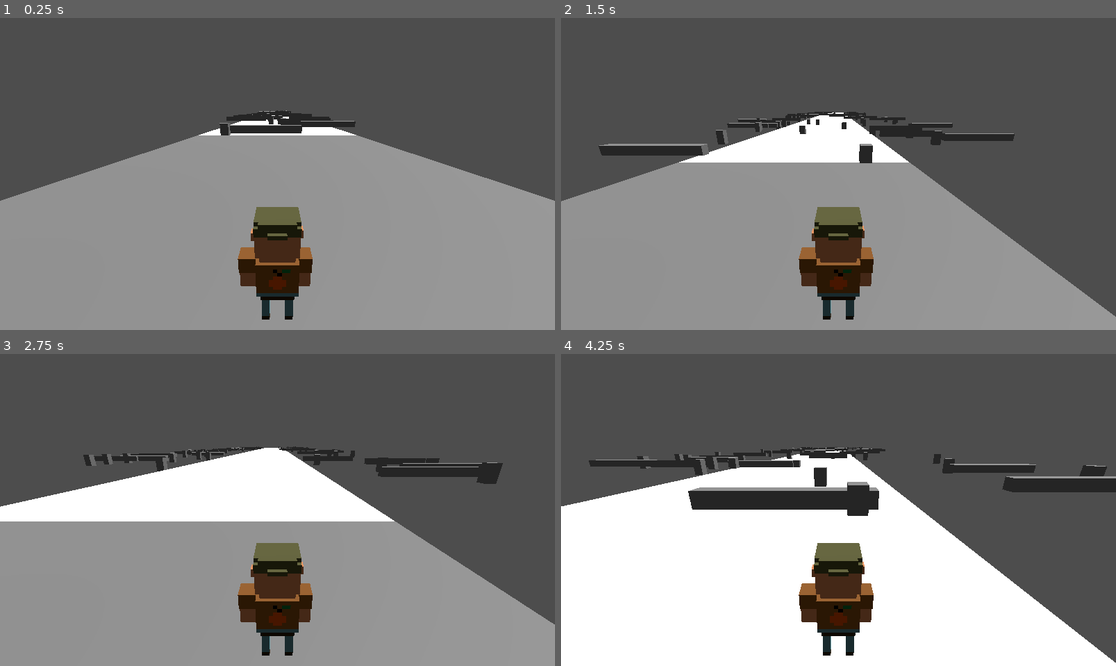
Above: before the commit, frames 1-4 (two rows, left to right).
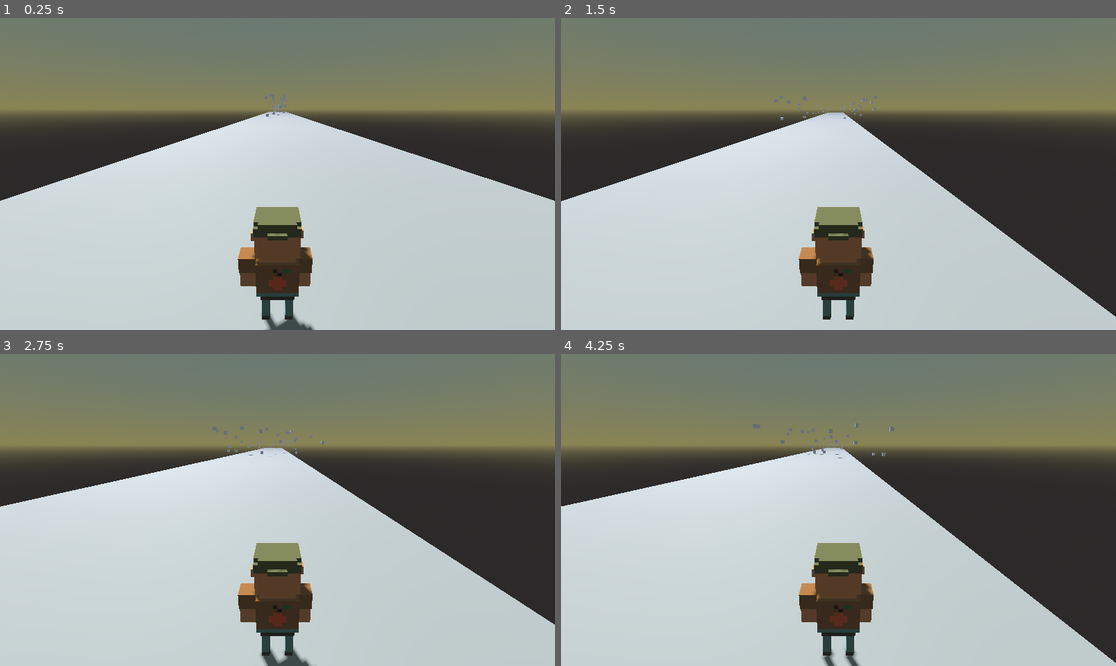
Above: after the commit, the same moments.

Repository: g-h-o-s-t-studio/across-the-roads
Game: Godot game, scene res://Levels/Main.tscn
Same seed, same stepped clock (60 frames per second), same inputs: the game is played once before the commit and once after it.
Inputs:
- Up to frame 1 (0.25 s): no input
- Up to frame 2 (1.5 s): tap Enter (ui_accept) at 0.5, 0.77 s; hold Right (ui_right) 0.53-1.28 s; hold Left (ui_left) from 1.28 s (still down)
- Up to frame 3 (2.75 s): tap Enter (ui_accept) at 1.52 s; release Left (ui_left) at 2.03 s; hold Right (ui_right) from 2.03 s (still down)
- Up to frame 4 (4.25 s): tap Enter (ui_accept) at 3.02, 3.77 s; release Right (ui_right) at 3.53 s; hold Left (ui_left) from 3.53 s (still down)

The runs differ from the first frame. In frame 1, 96% of the frame differs, in the area x 0-100%, y 0-100%; in frame 2, 94%; in frame 3, 95%; in frame 4, 94%.

Commit message:
Add obstacle hierarchy, fix obstacle generation

Diff:
--- a/Levels/Main.tscn
+++ b/Levels/Main.tscn
@@ -1,9 +1,7 @@
-[gd_scene load_steps=6 format=3 uid="uid://cec7tspm3fdrq"]
+[gd_scene load_steps=8 format=3 uid="uid://cec7tspm3fdrq"]
 
 [ext_resource type="PackedScene" uid="uid://dh1bb3th24xv" path="res://Levels/Player.tscn" id="1_nf7dx"]
-[ext_resource type="Script" path="res://Levels/GameController.gd" id="1_ucyh3"]
-
-[sub_resource type="Environment" id="Environment_rdvni"]
+[ext_resource type="Script" path="res://Scripts/GameController.gd" id="1_udkti"]
 
 [sub_resource type="BoxShape3D" id="BoxShape3D_bd5u8"]
 size = Vector3(50, 0, 20)
@@ -11,17 +9,31 @@
 [sub_resource type="PlaneMesh" id="PlaneMesh_oirqd"]
 size = Vector2(50, 20)
 
-[node name="Main" type="Node"]
-script = ExtResource("1_ucyh3")
+[sub_resource type="ProceduralSkyMaterial" id="ProceduralSkyMaterial_qpdtu"]
+sky_top_color = Color(0.384314, 0.466667, 0.47451, 1)
+sky_horizon_color = Color(0.541176, 0.517647, 0.329412, 1)
+ground_bottom_color = Color(0.180392, 0.172549, 0.172549, 1)
+ground_horizon_color = Color(0.541176, 0.517647, 0.329412, 1)
+
+[sub_resource type="Sky" id="Sky_3nvne"]
+sky_material = SubResource("ProceduralSkyMaterial_qpdtu")
+
+[sub_resource type="Environment" id="Environment_rdvni"]
+background_mode = 2
+sky = SubResource("Sky_3nvne")
+ambient_light_source = 3
+reflected_light_source = 2
+glow_enabled = true
+fog_enabled = true
+fog_light_color = Color(0.517647, 0.552941, 0.607843, 1)
+fog_sun_scatter = 0.01
+fog_aerial_perspective = 0.8
+
+[node name="Main" type="Node3D"]
+script = ExtResource("1_udkti")
 
 [node name="Player" parent="." instance=ExtResource("1_nf7dx")]
 transform = Transform3D(-4.37114e-08, 0, -1, 0, 1, 0, 1, 0, -4.37114e-08, 0, 0, 0)
-
-[node name="DirectionalLight3D" type="DirectionalLight3D" parent="."]
-transform = Transform3D(1, 0, 0, 0, 0.411546, 0.911389, 0, -0.911389, 0.411546, 0, 7.92292, 26.4063)
-
-[node name="WorldEnvironment" type="WorldEnvironment" parent="."]
-environment = SubResource("Environment_rdvni")
 
 [node name="Ground" type="StaticBody3D" parent="."]
 
@@ -30,3 +42,11 @@
 
 [node name="MeshInstance3D" type="MeshInstance3D" parent="Ground"]
 mesh = SubResource("PlaneMesh_oirqd")
+
+[node name="DirectionalLight3D" type="DirectionalLight3D" parent="."]
+transform = Transform3D(-0.5, -0.663414, 0.55667, 0, 0.642788, 0.766044, -0.866025, 0.383022, -0.321394, 0, 5, 0)
+shadow_enabled = true
+shadow_blur = 1.5
+
+[node name="WorldEnvironment" type="WorldEnvironment" parent="."]
+environment = SubResource("Environment_rdvni")
--- /dev/null
+++ b/Levels/Obstacles/Obstacle.tscn
@@ -0,0 +1,12 @@
+[gd_scene load_steps=2 format=3 uid="uid://cnps55a4ktvoe"]
+
+[ext_resource type="Script" path="res://Scripts/Obstacle.gd" id="1_qdf6a"]
+
+[node name="Obstacle" type="Node3D"]
+script = ExtResource("1_qdf6a")
+
+[node name="StaticBody3D" type="StaticBody3D" parent="."]
+
+[node name="CollisionShape3D" type="CollisionShape3D" parent="StaticBody3D"]
+
+[node name="MeshInstance3D" type="MeshInstance3D" parent="StaticBody3D"]
--- /dev/null
+++ b/Levels/Obstacles/Square.tscn
@@ -0,0 +1,17 @@
+[gd_scene load_steps=5 format=3 uid="uid://bndv86f5k1a20"]
+
+[ext_resource type="PackedScene" uid="uid://cnps55a4ktvoe" path="res://Levels/Obstacles/Obstacle.tscn" id="1_d18e6"]
+[ext_resource type="Script" path="res://Scripts/Square.gd" id="2_33m6w"]
+
+[sub_resource type="BoxShape3D" id="BoxShape3D_tob37"]
+
+[sub_resource type="BoxMesh" id="BoxMesh_fls7p"]
+
+[node name="Obstacle" instance=ExtResource("1_d18e6")]
+script = ExtResource("2_33m6w")
+
+[node name="CollisionShape3D" parent="StaticBody3D" index="0"]
+shape = SubResource("BoxShape3D_tob37")
+
+[node name="MeshInstance3D" parent="StaticBody3D" index="1"]
+mesh = SubResource("BoxMesh_fls7p")
--- a/Levels/Player.tscn
+++ b/Levels/Player.tscn
@@ -1,9 +1,12 @@
-[gd_scene load_steps=4 format=3 uid="uid://dh1bb3th24xv"]
+[gd_scene load_steps=5 format=3 uid="uid://dh1bb3th24xv"]
 
 [ext_resource type="Script" path="res://Scripts/Player.gd" id="1_4rpfs"]
 [ext_resource type="PackedScene" uid="uid://ddybcft6ywi5w" path="res://Models/Characters/charater_1.glb" id="2_4wb72"]
 
 [sub_resource type="CapsuleShape3D" id="CapsuleShape3D_ytx2b"]
+
+[sub_resource type="BoxShape3D" id="BoxShape3D_co8x6"]
+size = Vector3(1, 2, 0)
 
 [node name="Player" type="CharacterBody3D"]
 script = ExtResource("1_4rpfs")
@@ -19,3 +22,11 @@
 
 [node name="Camera3D" type="Camera3D" parent="."]
 transform = Transform3D(1, 0, 0, 0, 0.952662, 0.304033, 0, -0.304033, 0.952662, 0, 3.144, 2.44)
+
+[node name="Area3D" type="Area3D" parent="."]
+transform = Transform3D(1, 0, 0, 0, 1, 0, 0, 0, 1, 0, 1, -1)
+
+[node name="CollisionShape3D" type="CollisionShape3D" parent="Area3D"]
+shape = SubResource("BoxShape3D_co8x6")
+
+[connection signal="body_entered" from="Area3D" to="." method="_on_area_3d_body_entered"]
--- a/Levels/Shared/Tile.tscn
+++ b/Levels/Shared/Tile.tscn
@@ -1,23 +1,21 @@
-[gd_scene load_steps=5 format=3 uid="uid://c6vwsgk1hliex"]
+[gd_scene load_steps=4 format=3 uid="uid://c6vwsgk1hliex"]
 
 [ext_resource type="Script" path="res://Scripts/Tile.gd" id="1_i43d3"]
 
-[sub_resource type="StandardMaterial3D" id="StandardMaterial3D_ehb72"]
-
-[sub_resource type="PlaneMesh" id="PlaneMesh_77md0"]
-material = SubResource("StandardMaterial3D_ehb72")
-size = Vector2(50, 20)
+[sub_resource type="BoxMesh" id="BoxMesh_nsdpo"]
+size = Vector3(50, 2, 20)
 
 [sub_resource type="BoxShape3D" id="BoxShape3D_w1t44"]
-size = Vector3(50, 0, 20)
+size = Vector3(50, 2, 20)
 
 [node name="Node3D" type="Node3D"]
 script = ExtResource("1_i43d3")
 
 [node name="Tile" type="StaticBody3D" parent="."]
+transform = Transform3D(1, 0, 0, 0, 1, 0, 0, 0, 1, 0, -1, 0)
 
 [node name="Mesh" type="MeshInstance3D" parent="Tile"]
-mesh = SubResource("PlaneMesh_77md0")
+mesh = SubResource("BoxMesh_nsdpo")
 skeleton = NodePath("")
 
 [node name="Collision" type="CollisionShape3D" parent="Tile"]
--- a/Levels/GameController.gd
+++ b/Scripts/GameController.gd
@@ -1,15 +1,15 @@
-extends Node
-# TODO: add some mechanics(run on wall, changing lvl axis, etc)
+extends Node3D
+
 const KILL_ZONE: int = -50
 const MAP_SIZE: int = 5
 const TILE_SIZE: int = 50
 const TILE_SCENE: PackedScene = preload("res://Levels/Shared/Tile.tscn")
 var number_tiles: int = 1
 var tiles: Array[Node3D] = []
-
+# TODO: ADD SCORE
 
 func _ready() -> void:
-	for i in range(MAP_SIZE):
+	for i: int in range(MAP_SIZE):
 		spawn_tile()
 
 
--- /dev/null
+++ b/Scripts/Obstacle.gd
@@ -0,0 +1,7 @@
+class_name Obstacle
+
+extends Node3D
+
+
+func _process(delta):
+	pass
--- a/Scripts/Player.gd
+++ b/Scripts/Player.gd
@@ -18,7 +18,14 @@
 	if Input.is_action_pressed("ui_right"):
 		direction.z += 1
 
-	# player_speed += 0.01
 	velocity.x = direction.x * player_speed
 	velocity.z = direction.z * player_speed
 	move_and_slide()
+
+#
+#func _on_area_3d_body_entered(body):
+	#print(body)
+	#var a = body as SquareObstacle
+	#print(a)
+	#if a is SquareObstacle:
+		#queue_free()
--- /dev/null
+++ b/Scripts/Square.gd
@@ -0,0 +1,6 @@
+class_name SquareObstacle
+
+extends Obstacle
+
+func _ready():
+	print("im ready!")
--- a/Scripts/Tile.gd
+++ b/Scripts/Tile.gd
@@ -1,20 +1,19 @@
 extends Node3D
 
-const OBSTACLES: Array[PackedScene] = [
-	preload("res://Levels/Obstacles/Square1.tscn"),
-	preload("res://Levels/Obstacles/Rectangle1.tscn"),
-]
-const MAX_OBS_POSITION: int = 30
+const MAX_OBS_POSITION: int = 20
+#const OBSTACLES: Array[PackedScene] = [
+	#preload("res://Levels/Obstacles/Square1.tscn"),
+	#preload("res://Levels/Obstacles/Rectangle1.tscn"),
+#]
 @export var min_amount_obs: int = 10
 @export var max_amount_obs: int = 25
 @export var min_obs_speed: int = 5
 @export var max_obs_speed: int = 15
-@onready var mesh: PlaneMesh = $Tile/Mesh.mesh
-@onready var right_to_left: Node = Node.new()
-@onready var left_to_right: Node = Node.new()
+@onready var mesh = $Tile/Mesh.mesh
+@onready var right_to_left: Node3D = Node3D.new()
+@onready var left_to_right: Node3D = Node3D.new()
 @onready var raycast: RayCast3D = $RayCast
 var obstacles_speed: Dictionary = {}
-
 
 
 func _ready() -> void:
@@ -28,7 +27,7 @@
 	var half_y: float = mesh.size.y / 2
 	return Vector3(
 		randf_range(position.x - half_x, position.x + half_x),
-		0,
+		randf_range(0, 10),
 		randf_range(position.y - half_y, position.y + half_y)
 	)
 
@@ -42,19 +41,16 @@
 
 func spawn_obstacles(number_obstacles: int) -> void:
 	for i: int in range(number_obstacles):
-		var obs: StaticBody3D = OBSTACLES[randi() % OBSTACLES.size() - 1].instantiate()
-
-		if randi() % 2 == 0:
-			obs.position = get_spawn_position()
-			right_to_left.add_child(obs)
-		else:
-			obs.position = get_spawn_position()
-			left_to_right.add_child(obs)
+		var obs = load("res://Levels/Obstacles/Square.tscn").instantiate()
+		#var obs = SquareObstacle.new()
+		# var obs: StaticBody3D = OBSTACLES[randi() % OBSTACLES.size() - 1].instantiate()
+		obs.position = get_spawn_position()
+		right_to_left.add_child(obs) if randi() % 2 == 0 else left_to_right.add_child(obs)
 
 		obstacles_speed[obs] = randf_range(5, 15)
 
 
-func move_obstacle(obstacle: StaticBody3D, new_position: float) -> void:
+func move_obstacle(obstacle, new_position: float) -> void:
 	obstacle.position.z += new_position
 	if abs(obstacle.position.z) >= MAX_OBS_POSITION:
 		if obstacle.get_parent() == right_to_left:
